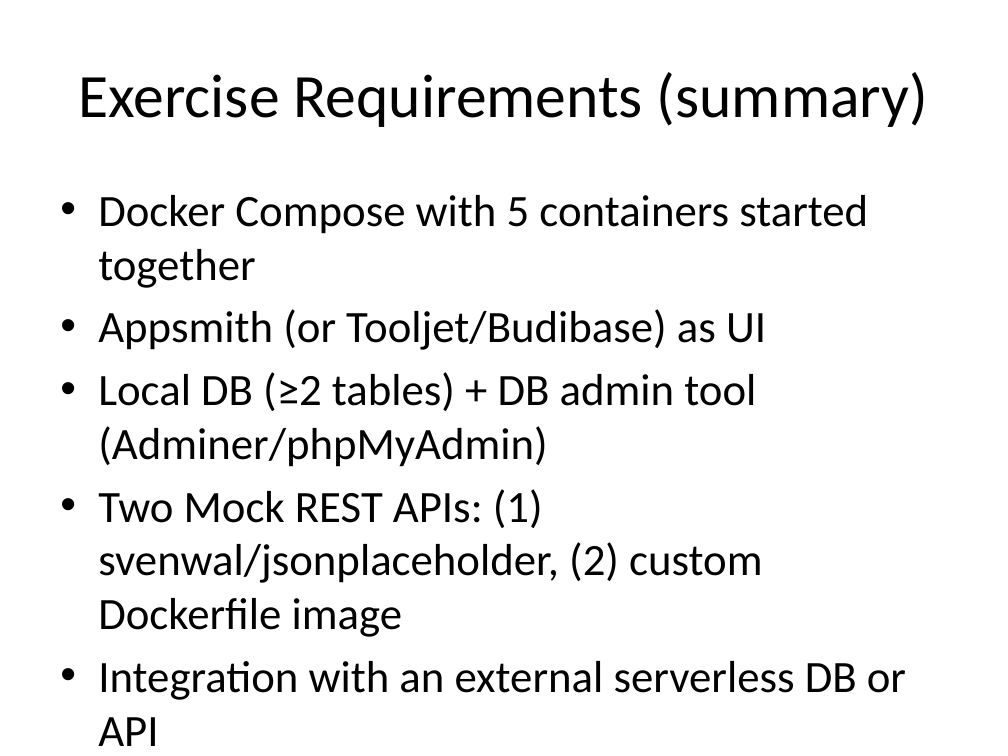
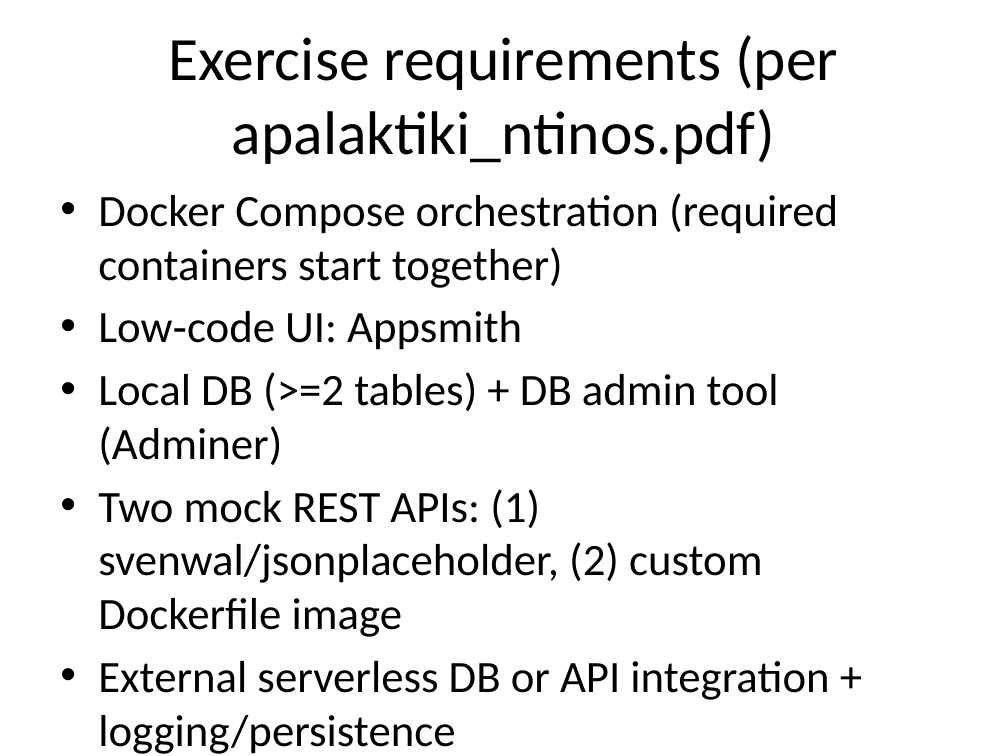
Before and after one commit to Alex-Veskoukis/WordGame-Exercise, a slide deck: slide 2 of presentation.pptx. Drawn at 1008x756 pixels with LibreOffice and Linux fonts; fonts in the diff are those of the drawing. Boxes give left, top, right and bottom in pixels: in the first picture for what was removed or moved away, otherwise in the second. Text is boxed around its words. In the diff, an @@ line names an element or a change of style, - is before the commit and + after.

```diff
--- a/presentation.pptx
+++ b/presentation.pptx
@@ title at (169, 35, 838, 164): text changed @@
-Exercise Requirements (summary)
+Exercise requirements (per apalaktiki_ntinos.pdf)
@@ text at (98, 193, 838, 754): text changed @@
-• Docker Compose with 5 containers started together
-• Appsmith (or Tooljet/Budibase) as UI
-• Local DB (≥2 tables) + DB admin tool (Adminer/phpMyAdmin)
-• Two Mock REST APIs: (1) svenwal/jsonplaceholder, (2) custom Dockerfile image
-• Integration with an external serverless DB or API
+• Docker Compose orchestration (required containers start together)
+• Low‑code UI: Appsmith
+• Local DB (>=2 tables) + DB admin tool (Adminer)
+• Two mock REST APIs: (1) svenwal/jsonplaceholder, (2) custom Dockerfile image
+• External serverless DB or API integration + logging/persistence
+• Report (PDF) + Presentation (PPT) with run instructions and screenshots
```
Also in this commit, not shown: 6 other slides changed, 3 slides added, 3 slides removed, 8 other files.
